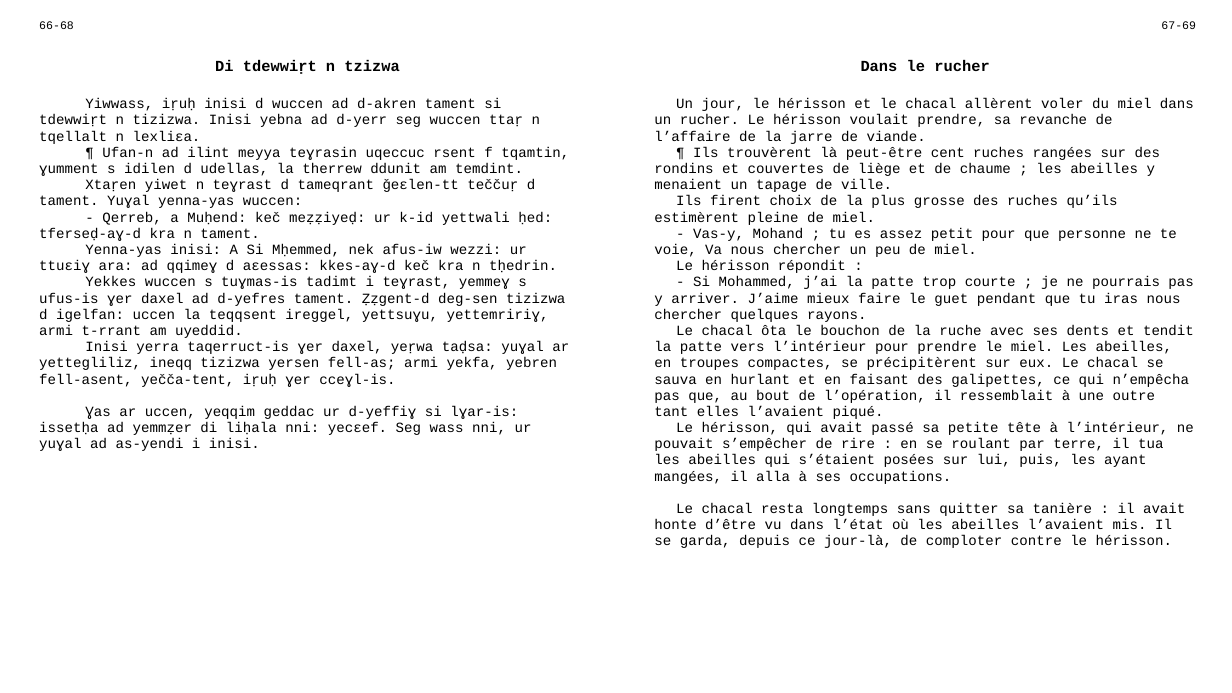
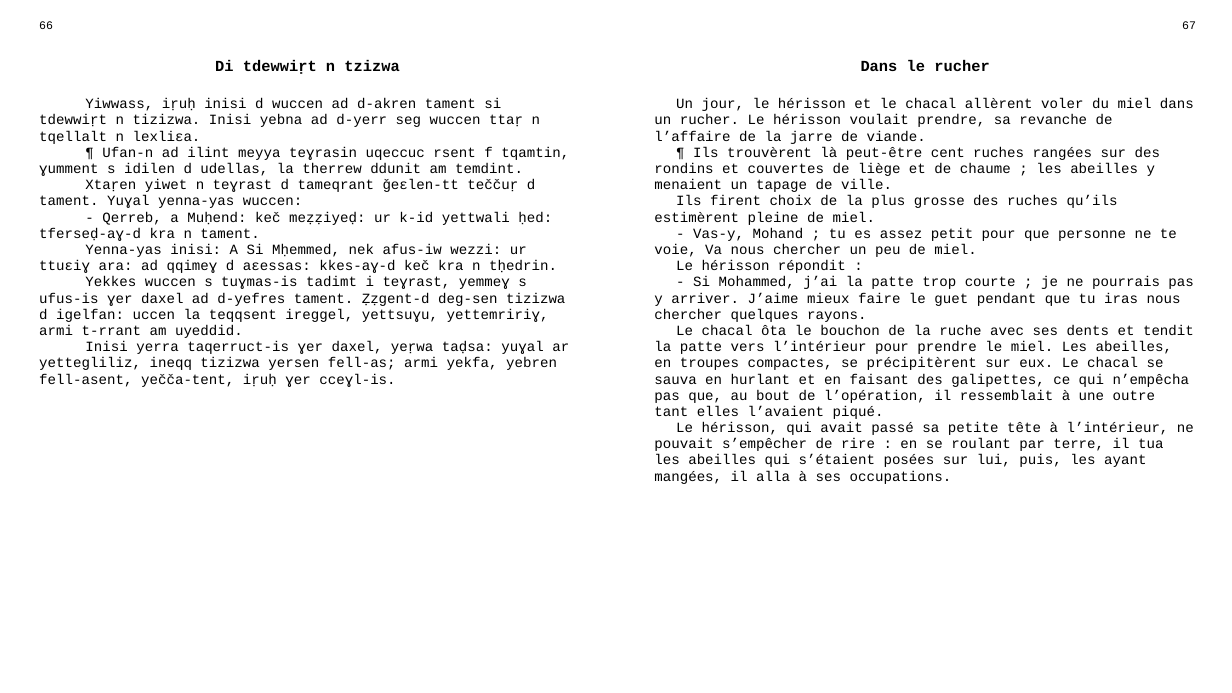
Before and after one commit to sferhah/tamacahut_n_wuccen, a slide deck: slide 28 of Uccen.ConsoleApp/uccen.pptx. Drawn at 1232x693 pixels with LibreOffice and Linux fonts; fonts in the diff are those of the drawing. Boxes give left, top, right and bottom in pixels: in the first picture for what was removed or moved away, otherwise in the second. Text is boxed around its words. In the diff, an @@ line names an element or a change of style, - is before the commit and + after.

```diff
--- a/Uccen.ConsoleApp/uccen.pptx
+++ b/Uccen.ConsoleApp/uccen.pptx
@@ table at (30,15,1205,668) @@
-row 1, column 1: 66-68
+row 1, column 1: 66
-row 1, column 3: 67-69
+row 1, column 3: 67
-row 3, column 1: Yiwwass, iṛuḥ inisi d wuccen ad d-akren tament si tdewwiṛt n tizizwa. Inisi yebna ad d-yerr seg wuccen ttaṛ n tqellalt n lexliɛa. / ¶ Ufan-n ad ilint meyya teɣrasin uqeccuc rsent f tqamtin, ɣumment s idilen d udellas, la therrew ddunit am temdint. / Xtaṛen yiwet n teɣrast d tameqrant ǧeɛlen-tt teččuṛ d tament. Yuɣal yenna-yas wuccen: / - Qerreb, a Muḥend: keč meẓẓiyeḍ: ur k-id yettwali ḥed: tferseḍ-aɣ-d kra n tament. / Yenna-yas inisi: A Si Mḥemmed, nek afus-iw wezzi: ur ttuɛiɣ ara: ad qqimeɣ d aɛessas: kkes-aɣ-d keč kra n tḥedrin. / Yekkes wuccen s tuɣmas-is tadimt i teɣrast, yemmeɣ s ufus-is ɣer daxel ad d-yefres tament. Ẓẓgent-d deg-sen tizizwa d igelfan: uccen la teqqsent ireggel, yettsuɣu, yettemririɣ, armi t-rrant am uyeddid. / Inisi yerra taqerruct-is ɣer daxel, yeṛwa taḍsa: yuɣal ar yettegliliz, ineqq tizizwa yersen fell-as; armi yekfa, yebren fell-asent, yečča-tent, iṛuḥ ɣer cceɣl-is. / Ɣas ar uccen, yeqqim geddac ur d-yeffiɣ si lɣar-is: issetḥa ad yemmẓer di liḥala nni: yecɛef. Seg wass nni, ur yuɣal ad as-yendi i inisi.
+row 3, column 1: Yiwwass, iṛuḥ inisi d wuccen ad d-akren tament si tdewwiṛt n tizizwa. Inisi yebna ad d-yerr seg wuccen ttaṛ n tqellalt n lexliɛa. / ¶ Ufan-n ad ilint meyya teɣrasin uqeccuc rsent f tqamtin, ɣumment s idilen d udellas, la therrew ddunit am temdint. / Xtaṛen yiwet n teɣrast d tameqrant ǧeɛlen-tt teččuṛ d tament. Yuɣal yenna-yas wuccen: / - Qerreb, a Muḥend: keč meẓẓiyeḍ: ur k-id yettwali ḥed: tferseḍ-aɣ-d kra n tament. / Yenna-yas inisi: A Si Mḥemmed, nek afus-iw wezzi: ur ttuɛiɣ ara: ad qqimeɣ d aɛessas: kkes-aɣ-d keč kra n tḥedrin. / Yekkes wuccen s tuɣmas-is tadimt i teɣrast, yemmeɣ s ufus-is ɣer daxel ad d-yefres tament. Ẓẓgent-d deg-sen tizizwa d igelfan: uccen la teqqsent ireggel, yettsuɣu, yettemririɣ, armi t-rrant am uyeddid. / Inisi yerra taqerruct-is ɣer daxel, yeṛwa taḍsa: yuɣal ar yettegliliz, ineqq tizizwa yersen fell-as; armi yekfa, yebren fell-asent, yečča-tent, iṛuḥ ɣer cceɣl-is.
-row 3, column 3: Un jour, le hérisson et le chacal allèrent voler du miel dans un rucher. Le hérisson voulait prendre, sa revanche de l’affaire de la jarre de viande. / ¶ Ils trouvèrent là peut-être cent ruches rangées sur des rondins et couvertes de liège et de chaume ; les abeilles y menaient un tapage de ville. / Ils firent choix de la plus grosse des ruches qu’ils estimèrent pleine de miel. / - Vas-y, Mohand ; tu es assez petit pour que personne ne te voie, Va nous chercher un peu de miel. / Le hérisson répondit : / - Si Mohammed, j’ai la patte trop courte ; je ne pourrais pas y arriver. J’aime mieux faire le guet pendant que tu iras nous chercher quelques rayons. / Le chacal ôta le bouchon de la ruche avec ses dents et tendit la patte vers l’intérieur pour prendre le miel. Les abeilles, en troupes compactes, se précipitèrent sur eux. Le chacal se sauva en hurlant et en faisant des galipettes, ce qui n’empêcha pas que, au bout de l’opération, il ressemblait à une outre tant elles l’avaient piqué. / Le hérisson, qui avait passé sa petite tête à l’intérieur, ne pouvait s’empêcher de rire : en se roulant par terre, il tua les abeilles qui s’étaient posées sur lui, puis, les ayant mangées, il alla à ses occupations. / Le chacal resta longtemps sans quitter sa tanière : il avait honte d’être vu dans l’état où les abeilles l’avaient mis. Il se garda, depuis ce jour-là, de comploter contre le hérisson.
+row 3, column 3: Un jour, le hérisson et le chacal allèrent voler du miel dans un rucher. Le hérisson voulait prendre, sa revanche de l’affaire de la jarre de viande. / ¶ Ils trouvèrent là peut-être cent ruches rangées sur des rondins et couvertes de liège et de chaume ; les abeilles y menaient un tapage de ville. / Ils firent choix de la plus grosse des ruches qu’ils estimèrent pleine de miel. / - Vas-y, Mohand ; tu es assez petit pour que personne ne te voie, Va nous chercher un peu de miel. / Le hérisson répondit : / - Si Mohammed, j’ai la patte trop courte ; je ne pourrais pas y arriver. J’aime mieux faire le guet pendant que tu iras nous chercher quelques rayons. / Le chacal ôta le bouchon de la ruche avec ses dents et tendit la patte vers l’intérieur pour prendre le miel. Les abeilles, en troupes compactes, se précipitèrent sur eux. Le chacal se sauva en hurlant et en faisant des galipettes, ce qui n’empêcha pas que, au bout de l’opération, il ressemblait à une outre tant elles l’avaient piqué. / Le hérisson, qui avait passé sa petite tête à l’intérieur, ne pouvait s’empêcher de rire : en se roulant par terre, il tua les abeilles qui s’étaient posées sur lui, puis, les ayant mangées, il alla à ses occupations.
```
Also in this commit, not shown: 7 other slides changed, 7 slides added, 2 other files.
